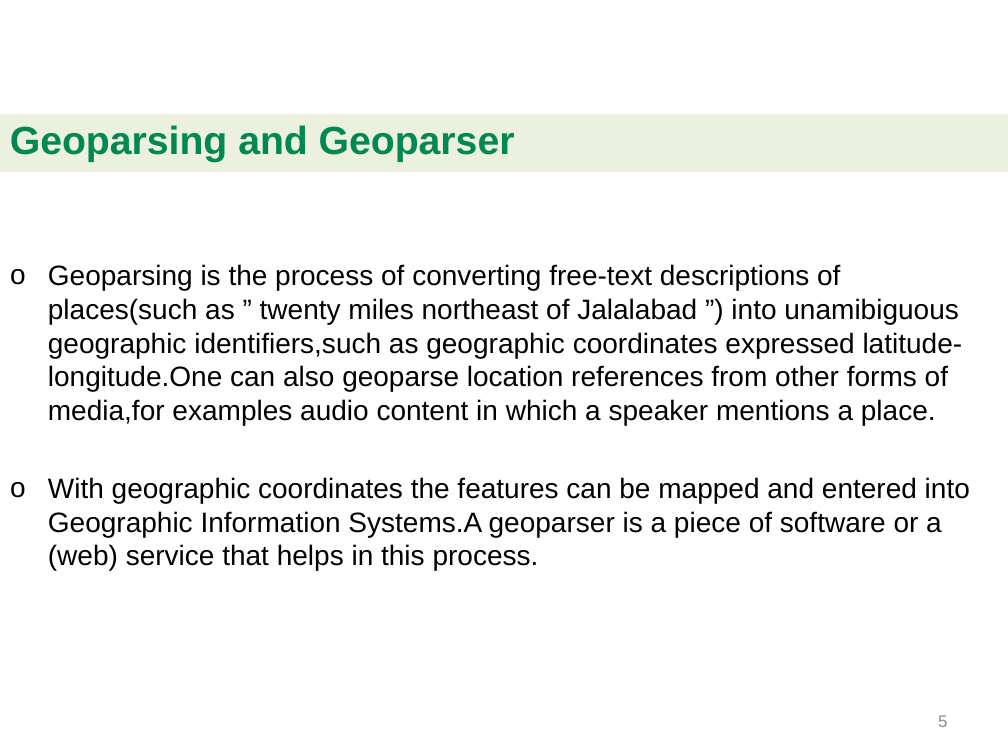
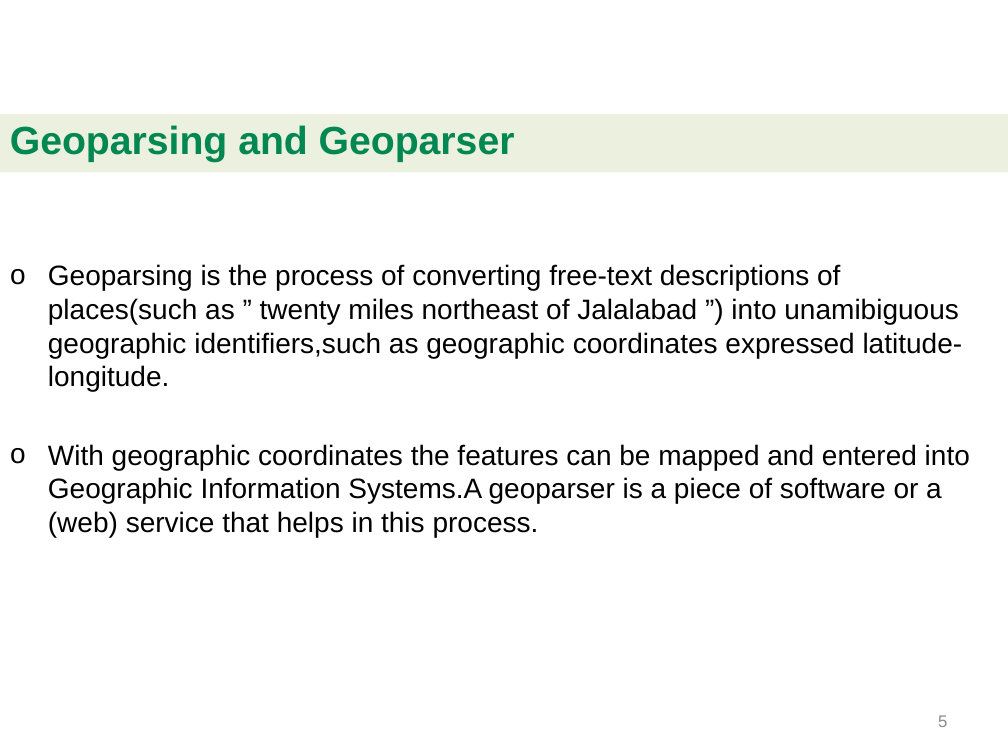
Before and after one commit to beedabug/BigDataProject, a slide deck: slide 5 of bigdata_project_demo.pptx. Drawn at 1008x756 pixels with LibreOffice and Linux fonts; fonts in the diff are those of the drawing; background and template pictures are left out. Boxes give left, top, right and bottom in pixels: in the first picture for what was removed or moved away, otherwise in the second. Text is boxed around its words. In the diff, an @@ line names an element or a change of style, - is before the commit and + after.

```diff
--- a/bigdata_project_demo.pptx
+++ b/bigdata_project_demo.pptx
@@ text at [48, 264, 963, 391]: text changed @@
-o Geoparsing is the process of converting free-text descriptions of places(such as ” twenty miles northeast of Jalalabad ”) into unamibiguous geographic identifiers,such as geographic coordinates expressed latitude-longitude.One can also geoparse location references from other forms of media,for examples audio content in which a speaker mentions a place.
+o Geoparsing is the process of converting free-text descriptions of places(such as ” twenty miles northeast of Jalalabad ”) into unamibiguous geographic identifiers,such as geographic coordinates expressed latitude-longitude.
```
Also in this commit, not shown: 7 other slides changed, 1 slide added, 1 slide removed, 1 other file.
